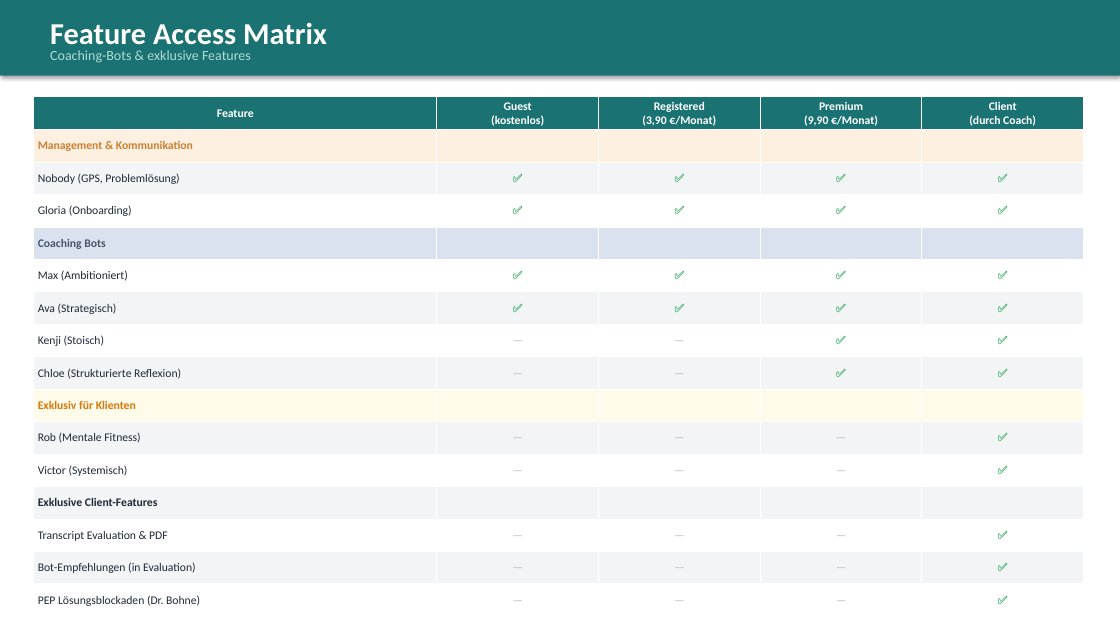
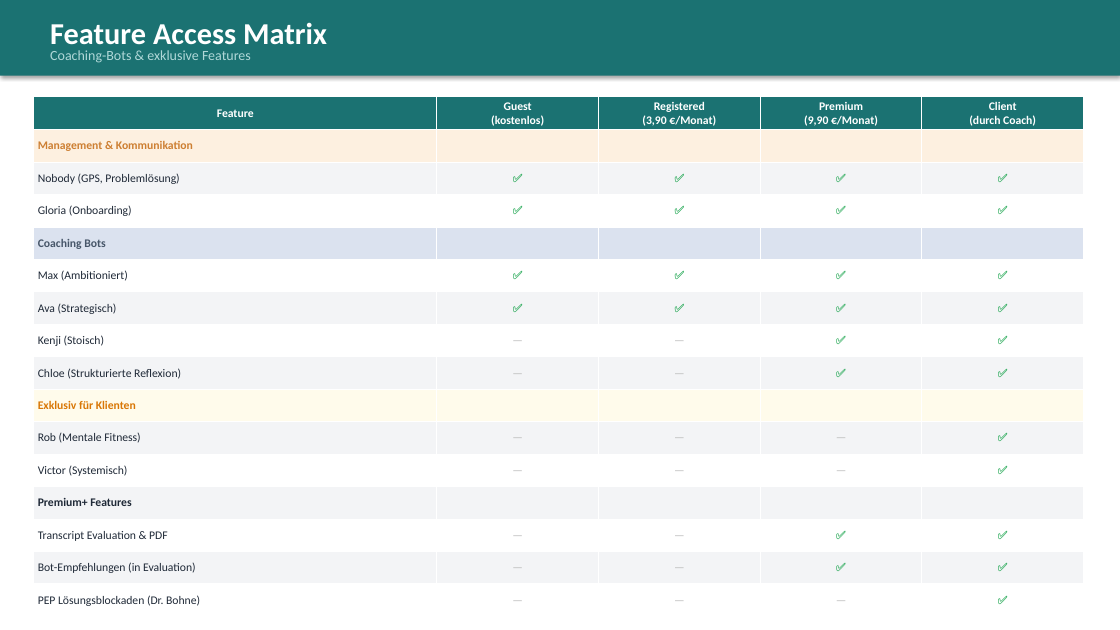
Before and after one commit to herold74/Meaningful-Conversations, a slide deck: slide 3 of DOCUMENTATION/Meaningful-Conversations-Access-Matrix-Pricing.pptx. Drawn at 1120x630 pixels with LibreOffice and Linux fonts; fonts in the diff are those of the drawing. Boxes give left, top, right and bottom in pixels: in the first picture for what was removed or moved away, otherwise in the second. Text is boxed around its words. In the diff, an @@ line names an element or a change of style, - is before the commit and + after.

```diff
--- a/DOCUMENTATION/Meaningful-Conversations-Access-Matrix-Pricing.pptx
+++ b/DOCUMENTATION/Meaningful-Conversations-Access-Matrix-Pricing.pptx
@@ table at <box>34,97,1086,616</box> @@
-row 13, column 1: Exklusive Client-Features
+row 13, column 1: Premium+ Features
-row 14, column 4: —
+row 14, column 4: ✅
-row 15, column 4: —
+row 15, column 4: ✅
```
Also in this commit, not shown: 1 other slide changed, 1 slide added, 15 other files.
